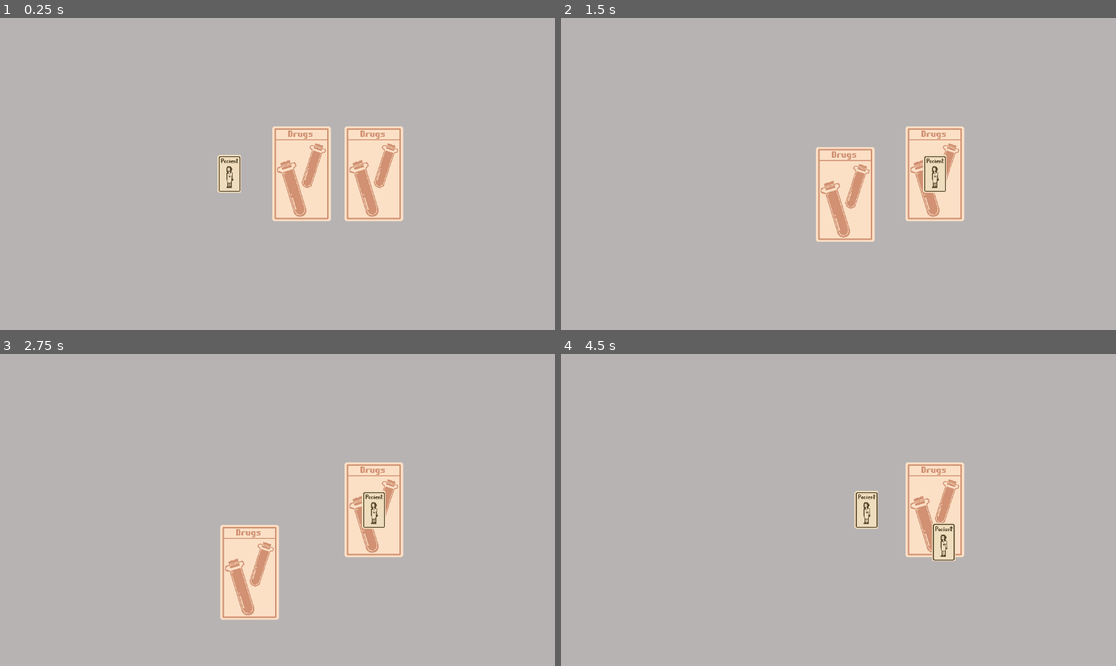
Above: before the commit, frames 1-4 (two rows, left to right).
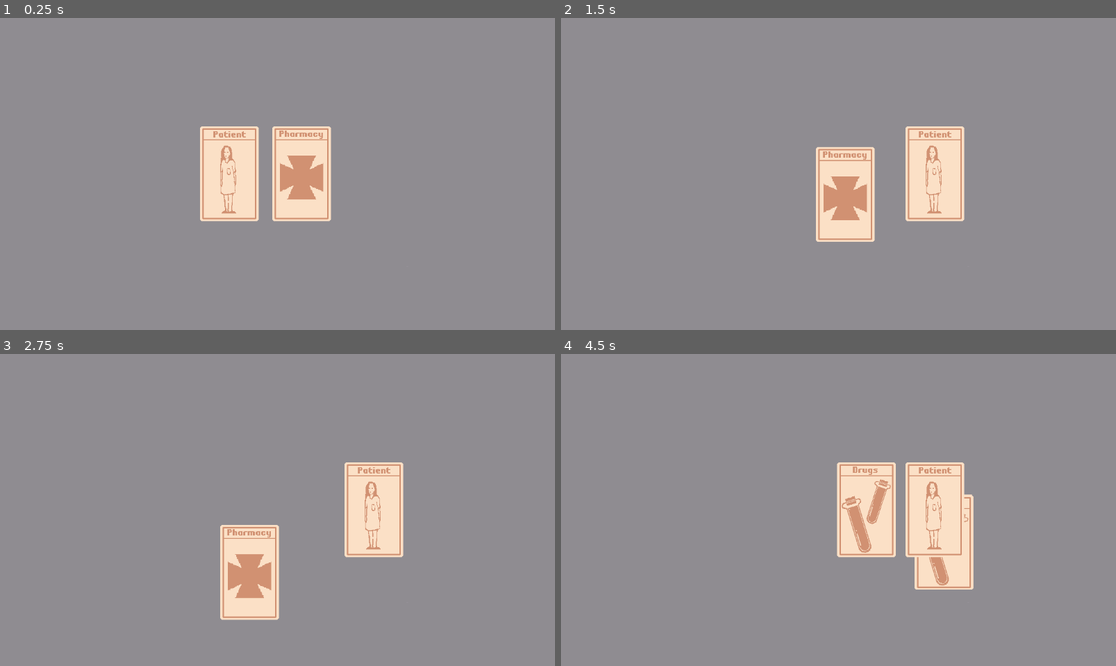
Above: after the commit, the same moments.

Repository: Pegasojuegos/Take-a-Pill
Game: Godot game, scene res://scenes/main.tscn
Two runs of this game, one before a commit and one after it. Both use one fixed random seed, a clock stepped at 60 frames per second and the inputs below.
Inputs (mouse positions are in pixels of both pictures, inside the frame that each line leads up to):
- Up to frame 1 (0.25 s): no input
- Up to frame 2 (1.5 s): tap Enter at 0.5 s; drag from (788, 174) to (932, 174) at 0.52 s; tap Space at 1.25 s; drag from (860, 174) to (810, 236) at 1.27 s
- Up to frame 3 (2.75 s): tap Enter at 2 s; move the mouse to (371, 510) at 2.02 s; click (371, 510) at 2.17 s
- Up to frame 4 (4.5 s): tap Space at 2.75 s; drag from (810, 572) to (932, 510) at 2.77 s; drag from (982, 556) to (866, 510) at 3.52 s; tap Enter at 4.25 s; drag from (982, 556) to (866, 510) at 4.27 s

The runs differ from the first frame. In frame 1, 97% of the frame differs, in the area x 0-100%, y 0-100%; in frame 2, 95%; in frame 3, 95%; in frame 4, 97%.

Commit message:
Added some cards and turns

Diff:
--- a/scenes/board.tscn
+++ b/scenes/board.tscn
@@ -8,7 +8,10 @@
 
 [node name="Background" type="Sprite2D" parent="."]
 texture_filter = 1
-scale = Vector2(4, 4)
 texture = ExtResource("2_kxwac")
 
 [node name="CardsInGame" type="Node2D" parent="."]
+
+[node name="PatientsInGame" type="Node2D" parent="."]
+
+[node name="MedicationsInGame" type="Node2D" parent="."]
--- a/scenes/deck/drugs.tscn
+++ b/scenes/deck/drugs.tscn
@@ -1,14 +1,14 @@
 [gd_scene load_steps=4 format=3 uid="uid://dx7igha7t4mqr"]
 
 [ext_resource type="PackedScene" uid="uid://cd2vhl7qalsf0" path="res://scenes/consumable.tscn" id="1_2n32l"]
-[ext_resource type="Script" path="res://scenes/deck/drugs.gd" id="2_184bn"]
-[ext_resource type="Texture2D" uid="uid://b0dyf7ullikn0" path="res://assets/images/deck/drugs.png" id="3_hfttu"]
+[ext_resource type="Script" path="res://scripts/deck/drugs.gd" id="2_cxve5"]
+[ext_resource type="Texture2D" uid="uid://b0dyf7ullikn0" path="res://assets/images/deck/card_drugs.png" id="3_0yoio"]
 
 [node name="Drugs" instance=ExtResource("1_2n32l")]
-script = ExtResource("2_184bn")
+script = ExtResource("2_cxve5")
 drugsName = "Drugs"
 dugsDescription = "Some strange dugs"
 drugsUses = 2
 
 [node name="Sprite2D" parent="." index="0"]
-texture = ExtResource("3_hfttu")
+texture = ExtResource("3_0yoio")
--- /dev/null
+++ b/scenes/deck/medication.tscn
@@ -0,0 +1,14 @@
+[gd_scene load_steps=4 format=3 uid="uid://bpxiramdrcvq6"]
+
+[ext_resource type="PackedScene" uid="uid://cd2vhl7qalsf0" path="res://scenes/consumable.tscn" id="1_pd44f"]
+[ext_resource type="Script" path="res://scripts/deck/medication.gd" id="2_0416i"]
+[ext_resource type="Texture2D" uid="uid://dn3e5b15v40q" path="res://assets/images/deck/card_medication.png" id="3_2yarh"]
+
+[node name="Medication" instance=ExtResource("1_pd44f")]
+script = ExtResource("2_0416i")
+medicationName = "Medication"
+medicationDescription = "The way to save their lives"
+medicationUses = 1
+
+[node name="Sprite2D" parent="." index="0"]
+texture = ExtResource("3_2yarh")
--- a/scenes/deck/patient.tscn
+++ b/scenes/deck/patient.tscn
@@ -2,7 +2,7 @@
 
 [ext_resource type="PackedScene" uid="uid://phogh8u6jgco" path="res://scenes/entity.tscn" id="1_qhhtq"]
 [ext_resource type="Script" path="res://scripts/deck/patient.gd" id="2_icbxt"]
-[ext_resource type="Texture2D" uid="uid://cu2vvlt3xmnaa" path="res://assets/images/deck/patient.png" id="3_35axf"]
+[ext_resource type="Texture2D" uid="uid://4vr5g2sj2kch" path="res://assets/images/deck/card_patient.png" id="3_dr5lq"]
 
 [node name="Patient" instance=ExtResource("1_qhhtq")]
 script = ExtResource("2_icbxt")
@@ -12,4 +12,4 @@
 patientDamage = 1
 
 [node name="Sprite2D" parent="." index="0"]
-texture = ExtResource("3_35axf")
+texture = ExtResource("3_dr5lq")
--- /dev/null
+++ b/scenes/deck/pharmacy.tscn
@@ -0,0 +1,14 @@
+[gd_scene load_steps=4 format=3 uid="uid://cg1ufs23ng6pb"]
+
+[ext_resource type="PackedScene" uid="uid://cd2vhl7qalsf0" path="res://scenes/consumable.tscn" id="1_kan4t"]
+[ext_resource type="Script" path="res://scripts/deck/pharmacy.gd" id="2_nrbb6"]
+[ext_resource type="Texture2D" uid="uid://jsqedlqcrppu" path="res://assets/images/deck/card_pharmacy.png" id="3_m1tov"]
+
+[node name="Pharmacy" instance=ExtResource("1_kan4t")]
+script = ExtResource("2_nrbb6")
+pharmacyName = "Pharmacy"
+pharmacyDescription = "Just a place where buy drugs"
+pharmacyUses = 2
+
+[node name="Sprite2D" parent="." index="0"]
+texture = ExtResource("3_m1tov")
--- a/scripts/board.gd
+++ b/scripts/board.gd
@@ -1,19 +1,25 @@
 extends Node2D
 
 @export var crafts = [
-	{"ingredients": {"Drugs": 2},"result": {"Patient": 2}},
+	{"ingredients": {"Pharmacy": 1, "Patient": 1}, "result": {"Drugs":2}},
+	{"ingredients": {"Drugs": 3, "Patient":1},"result": {"Medication": 2}},
 ]
+@export var turnsPerRound: int = 5
+var turnsLeft: int = turnsPerRound
 
 func _ready():
 	var patient = preload("res://scenes/deck/patient.tscn").instantiate()
 	patient.position.x = -100
-	$CardsInGame.add_child(patient)
-	var drugs = preload("res://scenes/deck/drugs.tscn").instantiate()
-	drugs.position.x = 50
-	$CardsInGame.add_child(drugs)
-	var drugs2 = preload("res://scenes/deck/drugs.tscn").instantiate()
-	drugs2.position.x = 200
-	$CardsInGame.add_child(drugs2)
+	$PatientsInGame.add_child(patient)
+	var pharmacy = preload("res://scenes/deck/pharmacy.tscn").instantiate()
+	pharmacy.position.x = 50
+	$CardsInGame.add_child(pharmacy)
+	#var drugs = preload("res://scenes/deck/drugs.tscn").instantiate()
+	#drugs.position.x = 50
+	#$CardsInGame.add_child(drugs)
+	#var drugs2 = preload("res://scenes/deck/drugs.tscn").instantiate()
+	#drugs2.position.x = 200
+	#$CardsInGame.add_child(drugs2)
 
 func checkCrafting(selectedCards: Array):
 	#Count how many ingredients are of each type
@@ -46,6 +52,8 @@
 					card.use(1)
 
 func createCraft(cards: Dictionary, newPositon: Vector2):
+	turnsLeft -= 1
+	print(turnsLeft)
 	for card in cards.keys():
 		for i in range(cards[card]):
 			var cardPath = "res://scenes/deck/" + card.to_lower() + ".tscn"
@@ -55,6 +63,12 @@
 				var newCard = newCardScene.instantiate()
 				newCard.position.x = newPositon.x + 100
 				newCard.position.y = newPositon.y + 100
-				$CardsInGame.add_child(newCard)
+
+				# Difference between some tipes to have count of them
+				match newCard.cardName:
+					"Patient": $PatientsInGame.add_child(newCard)
+					"Medication": $MedicationsInGame.add_child(newCard)
+					_: $CardsInGame.add_child(newCard)
+
 			else:
 				print("Failed to load scente: " + cardPath)
--- /dev/null
+++ b/scripts/deck/medication.gd
@@ -0,0 +1,8 @@
+extends Consumable
+
+@export var medicationName: String = "Medication"
+@export var medicationDescription: String = "The way to save their lives"
+@export var medicationUses: int = 1
+
+func _init():
+	super._init(medicationName, medicationDescription, medicationUses)
--- /dev/null
+++ b/scripts/deck/pharmacy.gd
@@ -0,0 +1,8 @@
+extends Consumable
+
+@export var pharmacyName: String = "Pharmacy"
+@export var pharmacyDescription: String = "Just a place where buy drugs"
+@export var pharmacyUses: int = 2
+
+func _init():
+	super._init(pharmacyName, pharmacyDescription, pharmacyUses)
Binary file changed: assets/images/board.png
Renamed: assets/images/deck/drugs.png -> assets/images/deck/card_drugs.png
Not shown, added: assets/images/deck/card_drugs.png.import
Binary file added: assets/images/deck/card_medication.png
Not shown, changed: assets/images/deck/card_medication.png.import
Binary file added: assets/images/deck/card_patient.png
Not shown, changed: assets/images/deck/card_patient.png.import
Binary file added: assets/images/deck/card_pharmacy.png
Not shown, added: assets/images/deck/card_pharmacy.png.import
Binary file removed: assets/images/deck/patient.png
Renamed: scenes/deck/drugs.gd -> scripts/deck/drugs.gd
